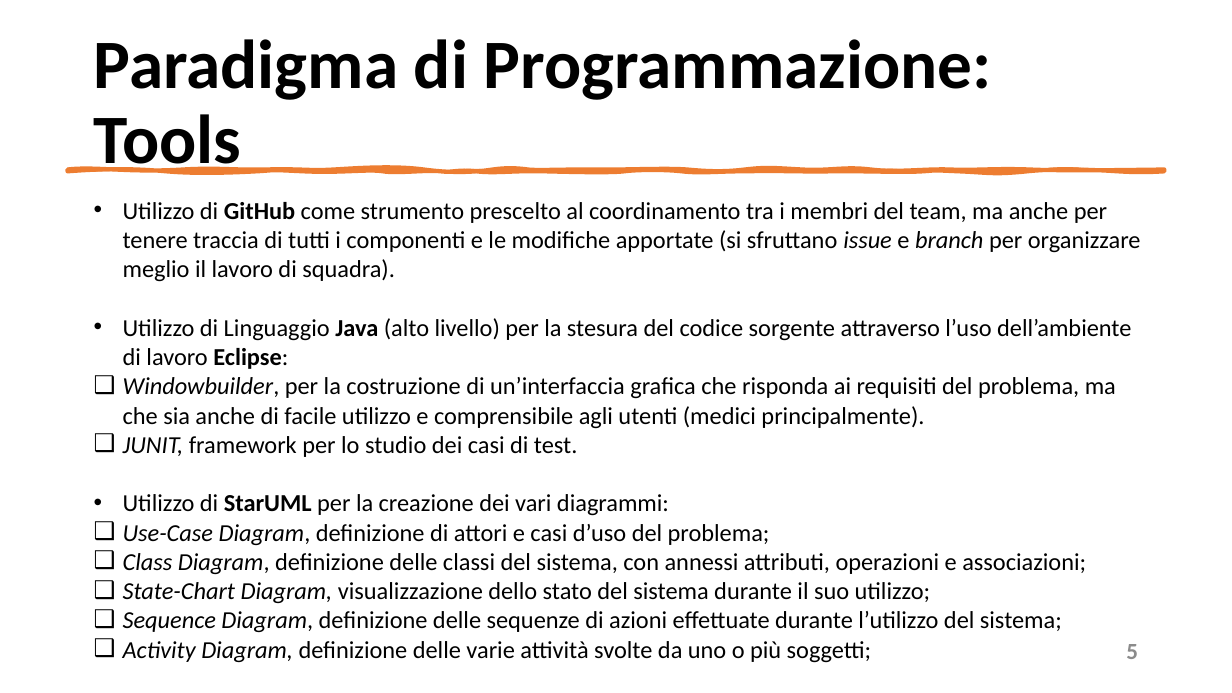
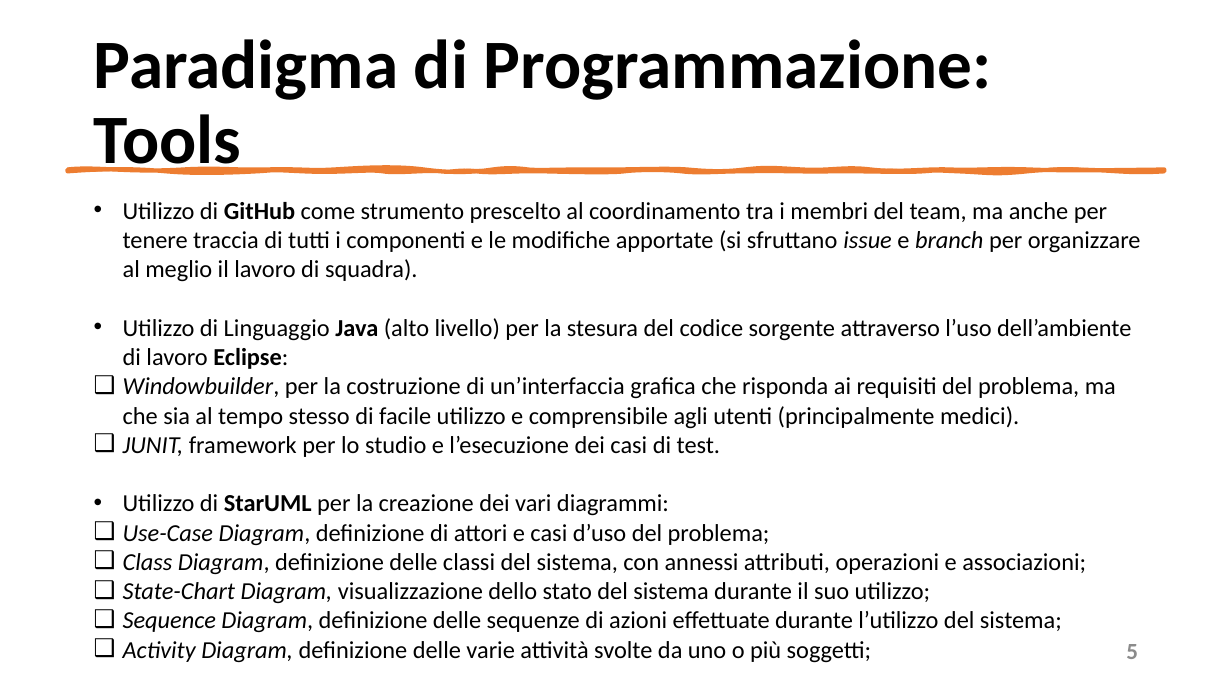
Before and after one commit to mangilimatteo/Progetto_Ingegneria_Software_Cattaneo_Mangili_Saini, a slide deck: slide 5 of Presentazione/Presentazione_Progetto.pptx. Drawn at 1232x693 pixels with LibreOffice and Linux fonts; fonts in the diff are those of the drawing. Boxes give left, top, right and bottom in pixels: in the first picture for what was removed or moved away, otherwise in the second. Text is boxed around its words. In the diff, an @@ line names an element or a change of style, - is before the commit and + after.

Commit message:
Update Presentazione Progetto
Testing e casi

```diff
--- a/Presentazione/Presentazione_Progetto.pptx
+++ b/Presentazione/Presentazione_Progetto.pptx
@@ text at bbox=[123, 202, 1141, 282]: text changed @@
-• Utilizzo di GitHub come strumento prescelto al coordinamento tra i membri del team, ma anche per tenere traccia di tutti i componenti e le modifiche apportate (si sfruttano issue e branch per organizzare meglio il lavoro di squadra).
+• Utilizzo di GitHub come strumento prescelto al coordinamento tra i membri del team, ma anche per tenere traccia di tutti i componenti e le modifiche apportate (si sfruttano issue e branch per organizzare al meglio il lavoro di squadra).
@@ text at bbox=[123, 377, 1116, 457]: text changed @@
-❑ Windowbuilder, per la costruzione di un’interfaccia grafica che risponda ai requisiti del problema, ma che sia anche di facile utilizzo e comprensibile agli utenti (medici principalmente).
-❑ JUNIT, framework per lo studio dei casi di test.
+❑ Windowbuilder, per la costruzione di un’interfaccia grafica che risponda ai requisiti del problema, ma che sia al tempo stesso di facile utilizzo e comprensibile agli utenti (principalmente medici).
+❑ JUNIT, framework per lo studio e l’esecuzione dei casi di test.
```
Also in this commit, not shown: 8 other slides changed, 1 slide added.
